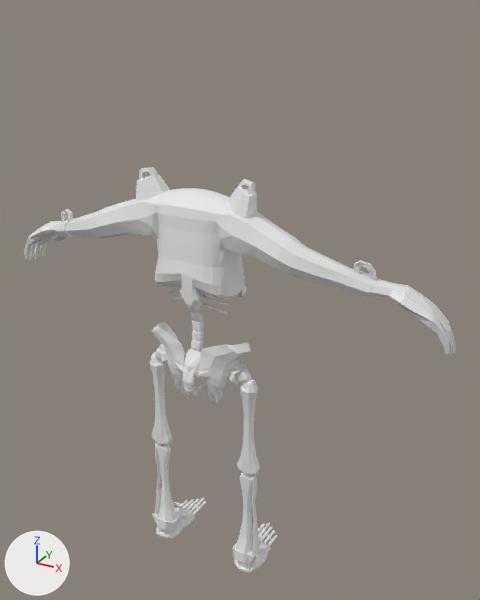
Two versions of the Blender file salemstalker/Assets/3D/buildings/kyron.blend, one commit apart.
The view is the same before and after, from a 50 mm camera at (6.58, -9.32, 11.8) aimed at (0.43, 1.86, 6.21). Arrows for +X, +Y and +Z are at lower left; the lights stay in place. The picture after the commit comes second.
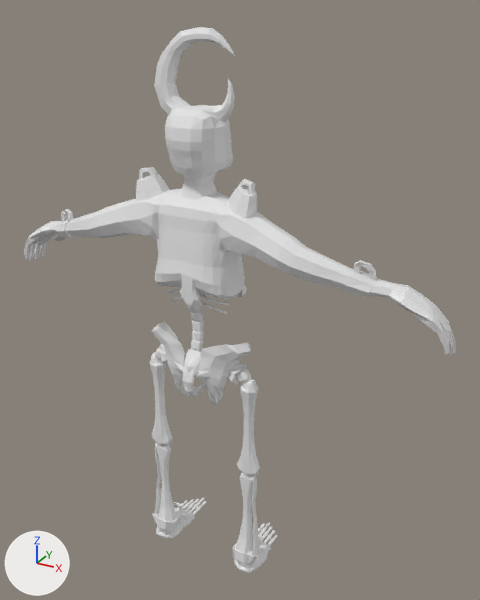
Where the newer file only moved an object's origin or applied its transform, the numbers keep the older frame.

Diff of the bpy script that builds the scene:
```diff
--- a/salemstalker/Assets/3D/buildings/kyron.blend.py
+++ b/salemstalker/Assets/3D/buildings/kyron.blend.py
@@ ob_cube_012 @@
 ob_cube_012.scale = (0.457, 0.457, 0.457)
-ob_cube_012.hide_set(True)
```

Location of each change, (x1, y1, x2, y2) in pixels of the pictures (480 x 600 px):
'Cube.012', shown: after (154, 27, 235, 199)
